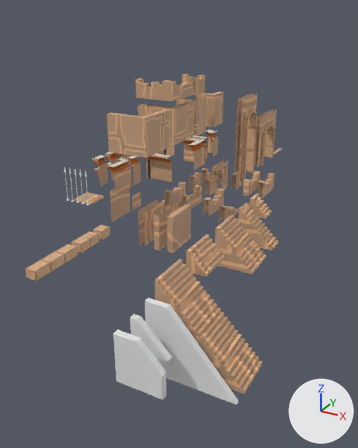
Before and after pictures for a commit that changed the FBX model Assets/Art/Environment/Modules/Models/ModularPacks/Walls.fbx.
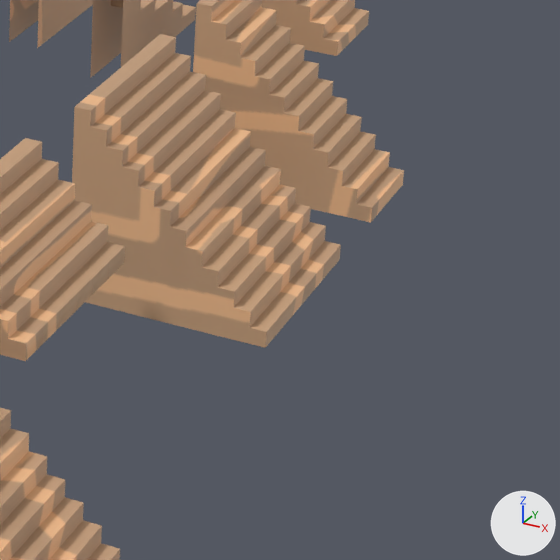
There are two pictures of each version: one whole from a 50 mm lens placed at (14.5, -9.0, 12.1), pointed at (0.2, 17.1, -0.9), one close up on the part from 56% to 86% of the width and 46% to 70% of the height. The axes (+X, +Y, +Z) are drawn at lower right. The lights are the same throughout. The first two pictures are the older version.

Script lines for the objects in view, before the commit:
```python
me_mesh_003 = bpy.data.meshes.new('Mesh.003')
me_mesh_003.from_pydata(...)  # 133 vertices, 114 faces; spans x -0.5..0.5, y -1.0..1.0, z -0.5..0.5
me_mesh_003.materials.append(mat_brickwall)  # picture img_bricks_basecolor_png
me_mesh_004 = bpy.data.meshes.new('Mesh.004')
me_mesh_004.from_pydata(...)  # 256 vertices, 228 faces; spans x -0.86..1.14, y -0.5..0.5, z -0.86..1.14
me_mesh_004.materials.append(mat_brickwall)  # picture img_bricks_basecolor_png
me_mesh_017 = bpy.data.meshes.new('Mesh.017')
me_mesh_017.from_pydata(...)  # 331 vertices, 300 faces; spans x -0.92..1.08, y -1.0..1.0, z -0.92..1.08
me_mesh_017.materials.append(mat_brickwall)  # picture img_bricks_basecolor_png
ob_stairsbig_001 = bpy.data.objects.new('StairsBig.001', me_mesh_017)
ob_stairsbig_001.location = (6.37, 6.5, 1.15)
ob_stairsbighalf = bpy.data.objects.new('StairsBigHalf', me_mesh_003)
ob_stairsbighalf.location = (5.96, 9.11, 1.84)
ob_stairssmall = bpy.data.objects.new('StairsSmall', me_mesh_004)
ob_stairssmall.location = (6.32, 14.58, 1.09)
# also in view: 'BrokenPart_Big_Closed_Horizontal.002' at (3.6, 14.9, 2.0); 'BrokenPart_Big_Closed_Horizontal.003' at (4.7, 14.7, 1.8); 'StairsBig' at (6.5, 12.2, 1.2); 'StairsSamllHalf' at (5.9, 16.4, 1.7)
```
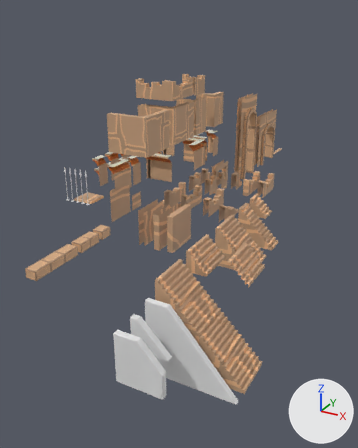
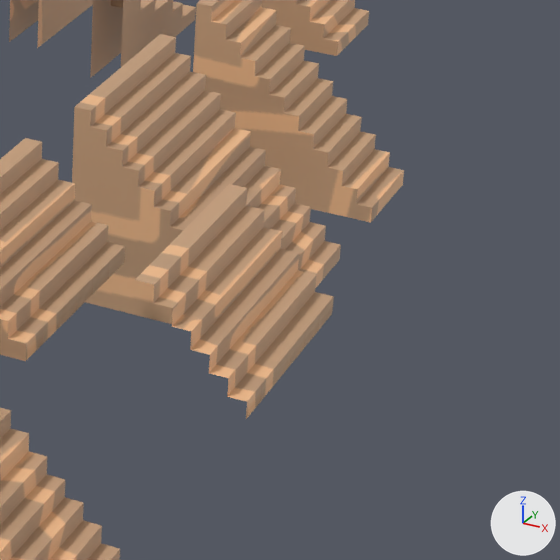
What changed in the scene script:
```text
Add me_mesh_036:
    me_mesh_036.from_pydata(...)  # 91 vertices, 72 faces; spans x -0.5..0.5, y -1.0..1.0, z -0.5..0.5
    me_mesh_036.materials.append(mat_brickwall)  # picture img_bricks_basecolor_png
Add ob_stairsbighalf_001:
    ob_stairsbighalf_001 = bpy.data.objects.new('StairsBigHalf.001', me_mesh_036)
    ob_stairsbighalf_001.location = (7.9, 9.11, 1.84)
```

Pixel boxes [x1, y1, x2, y2] of what changed, in the close-ups (560 x 560 px):
'StairsBigHalf.001', added (beige): after [135, 184, 334, 419]
